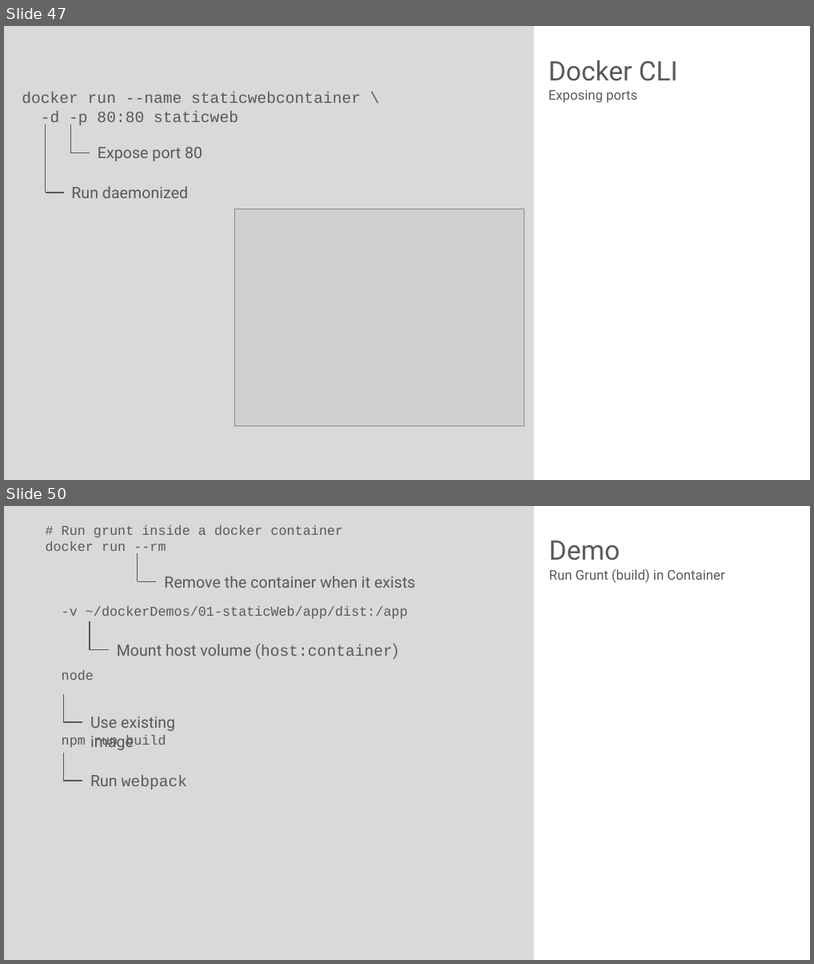
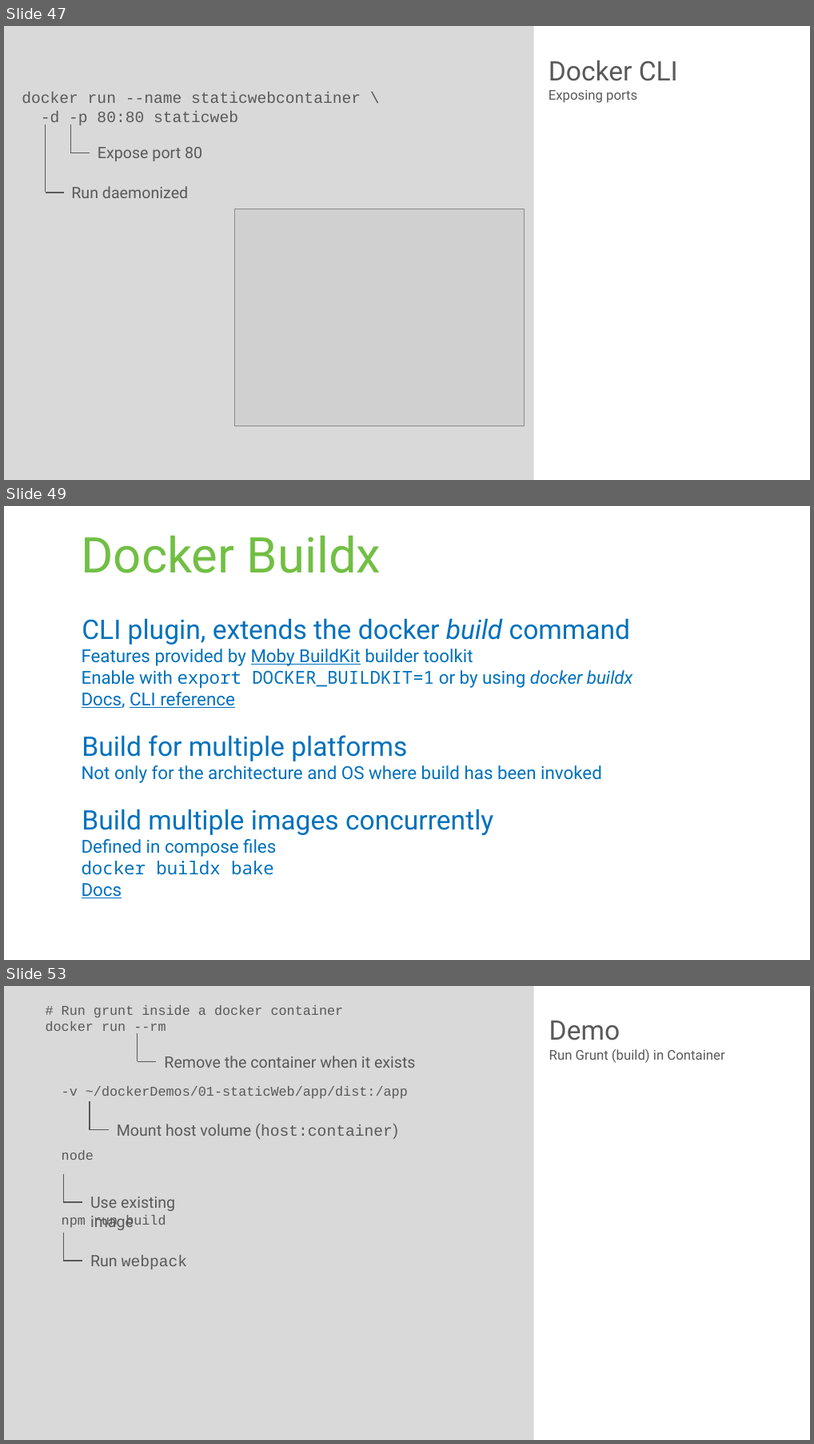
Before and after one commit to rstropek/DockerVS2015Intro, a slide deck: slides/Docker-Workshop.pptx. Shown one above the other, each under a label of ours: slides 47 and 50 before the commit, slides 47, 49 and 53 after it; the slides between them are not shown. The pictures are 814x964 and 814x1444 pixels, drawn with LibreOffice and Linux fonts; fonts in the diff are those of the drawing; grey boxes stand for pictures. Boxes give left, top, right and bottom in pixels: in the first picture for what was removed or moved away, otherwise in the second. Text is boxed around its words. In the diff, an @@ line names an element or a change of style, - is before the commit and + after.

```diff
--- a/slides/Docker-Workshop.pptx
+++ b/slides/Docker-Workshop.pptx
@@ slide 49 added at box(4, 506, 810, 960), background #FFFFFF @@
@@ title added at box(82, 536, 382, 573), 44 pt, text #72BF44 @@
+Docker Buildx
@@ text added at box(82, 618, 634, 898), 16 pt, text #0071BC @@
+CLI plugin, extends the docker build command
+  Features provided by Moby BuildKit builder toolkit
+  Enable with export DOCKER_BUILDKIT=1 or by using docker buildx
+  Docs, CLI reference
+Build for multiple platforms
+  Not only for the architecture and OS where build has been invoked
+Build multiple images concurrently
+  Defined in compose files
+  docker buildx bake
+  Docs
@@ what was slide 50 is now slide 53 @@
```
Also in this commit, not shown: 4 slides changed, 2 other slides added.
